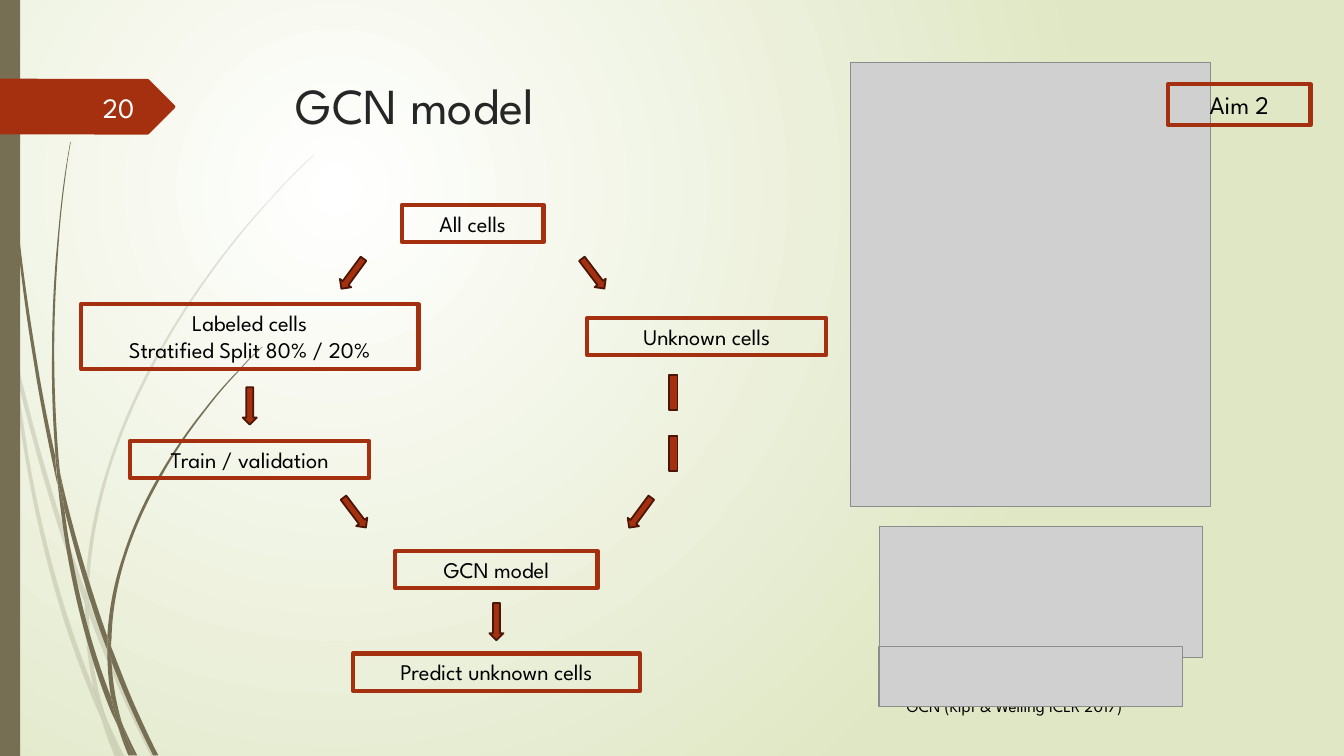
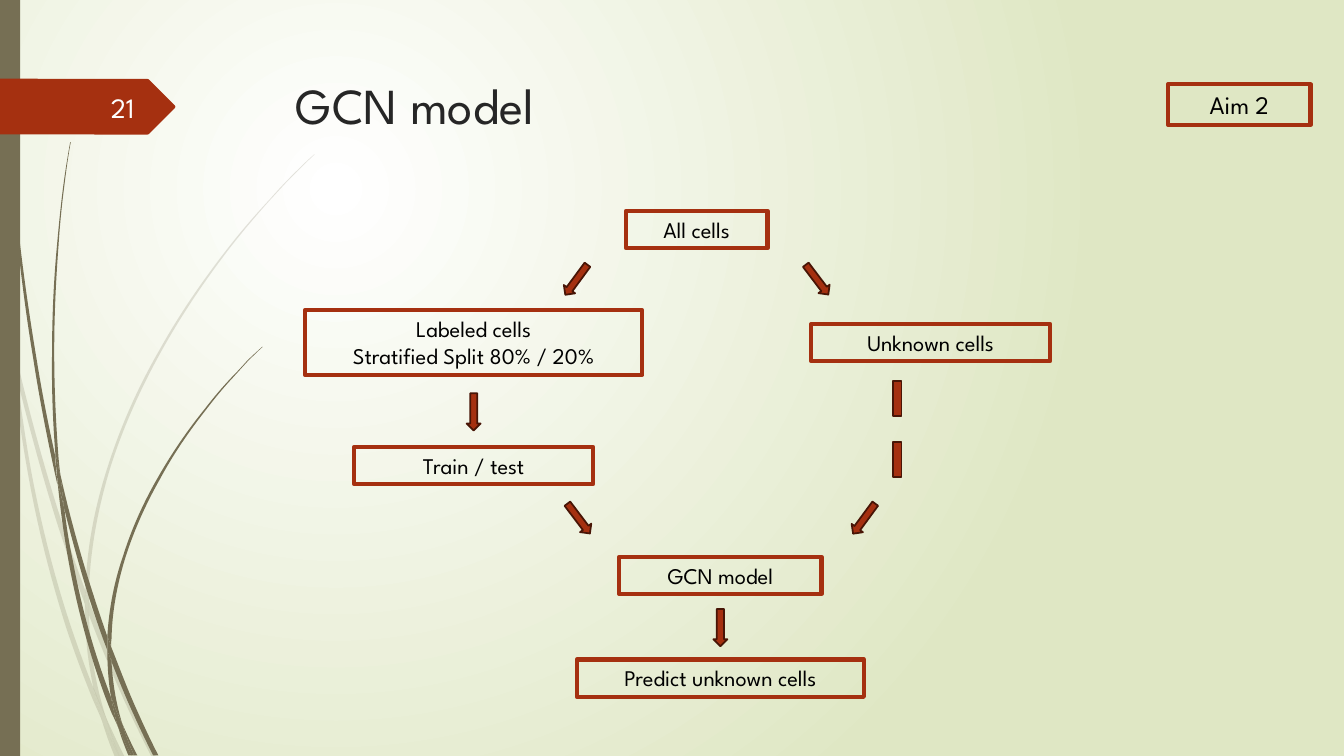
Before and after one commit to Lai-jun-yan/Academia-Sinica-internship-project, a slide deck: slide 21 of 暑期實習進度報告/presentation_final.pptx (slide 20 before the commit). Drawn at 1344x756 pixels with LibreOffice and Linux fonts; fonts in the diff are those of the drawing; grey boxes stand for pictures. Boxes give left, top, right and bottom in pixels: in the first picture for what was removed or moved away, otherwise in the second. Text is boxed around its words. In the diff, an @@ line names an element or a change of style, - is before the commit and + after.

```diff
--- a/暑期實習進度報告/presentation_final.pptx
+++ b/暑期實習進度報告/presentation_final.pptx
@@ picture removed at (851,63,1211,507) @@
@@ page number at (111,99,135,118): text changed @@
-20
+21
@@ 6 rectangles, 6 right arrows, 2 math minuses: place and size @@
-6 rectangles, 6 right arrows, 2 math minuses at (81,205,827,691)
+6 rectangles, 6 right arrows, 2 math minuses at (304,211,1051,697)
@@ text in rectangle at (423,459,524,475): text changed @@
-Train / validation
+Train / test
@@ picture removed at (879,526,1203,657) @@
@@ picture removed at (879,647,1183,707) @@
@@ text removed at (907,706,1122,716) @@
-GCN (Kipf & Welling ICLR 2017)
```
Also in this commit, not shown: 7 other slides changed, 1 slide added.
